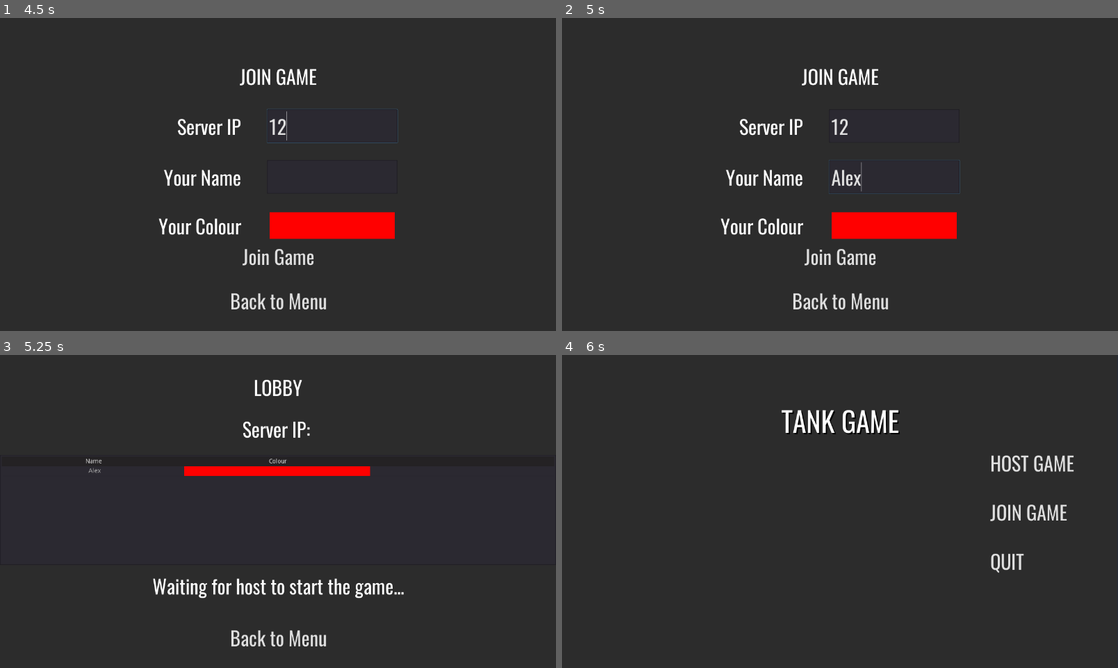
Above: before the commit, frames 1-4 (two rows, left to right).
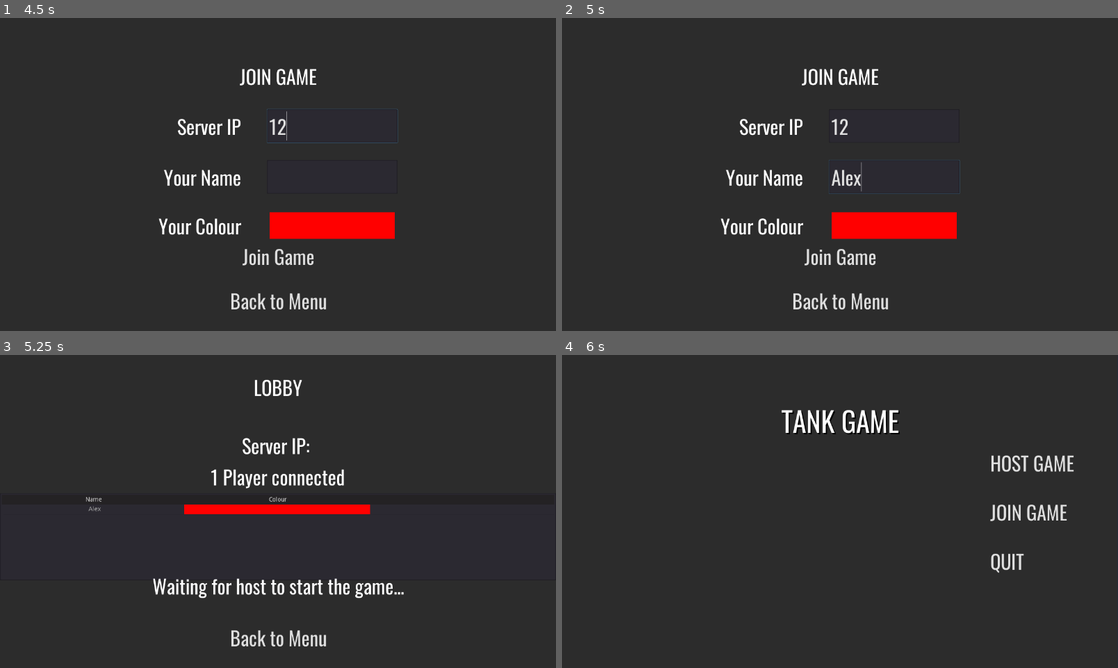
Above: after the commit, the same moments.

Repository: Joe676/Largely-Untitled-Tank-Game
Game: Godot game, scene res://UI/MainMenu.tscn
Same seed, same stepped clock (60 frames per second), same inputs: the game is played once before the commit and once after it.
Inputs (mouse positions are in pixels of both pictures, inside the frame that each line leads up to):
- Up to frame 1 (4.5 s): tap Enter at 0.5 s; move the mouse to (400, 158) at 0.52 s; hold D (Right) 0.53-1.25 s; click (400, 158) at 0.6 s; click "HOST GAME" at 1.25 s; click (344, 174) at 2.02 s; type "Alex" at 2.1 s; click "Back to Menu" at 2.75 s; click "JOIN GAME" at 3.5 s; click (333, 124) at 4.27 s; type "12" at 4.35 s
- Up to frame 2 (5 s): click (895, 177) at 4.5 s; type "Alex" at 4.58 s
- Up to frame 3 (5.25 s): click "Join Game" at 5 s
- Up to frame 4 (6 s): click "Back to Menu" at 5.75 s

Frames 1-2 are identical in both runs. In frame 3, 3.1% of the frame differs, in the area x 15-67%, y 21-51%; in frame 4, nothing differs.
Error after the commit: Attempt to call function 'close_connection' in base 'null instance' on a null instance. (res://Resources/GlobalScripts/Network.gd:62)

Commit message:
Finalised design chapter

Diff:
--- a/Godot Files/Objects/Cards/BaseCard.gd
+++ b/Godot Files/Objects/Cards/BaseCard.gd
@@ -14,13 +14,8 @@
 	on_hit = on_hit_
 
 func attach_to_player(player: KinematicBody):
-	# print("is player a player: ", player.has_method("is_player"))
-	# print("attaching ", card_name, " to player")
 	for key in attribute_changes.keys():
-		# print("key: ", key)
-		# print("get key: ", player.get(key))
 		if player.get(key) != null:
-			# print("player has key")
 			match attribute_changes[key][0]:
 				"*":
 					player[key] *= attribute_changes[key][1]
--- a/Godot Files/Player/TankProto.gd
+++ b/Godot Files/Player/TankProto.gd
@@ -51,7 +51,7 @@
 var cards: Array = []
 
 var velocity: Vector3
-var angular_velocity: int
+var angular_velocity: float
 
 master var master_knockback_velocity: Vector3 = Vector3.ZERO
 var knockback_velocity: Vector3 = Vector3.ZERO setget set_knockback
--- a/Godot Files/Resources/GlobalScripts/GameState.gd
+++ b/Godot Files/Resources/GlobalScripts/GameState.gd
@@ -33,6 +33,7 @@
 func _player_disconnected(id):
 	number_of_players -= 1
 	players_info.erase(id)
+	emit_signal("player_registered")
 
 
 remote func register_player(info):
@@ -75,7 +76,6 @@
 		rpc("remote_finish_round", NextPhase.FINISH, [])
 		get_tree().change_scene("res://UI/FinalMenu.tscn")
 		return
-
 
 	var worst_players = get_worst_players()
 	waiting_for = worst_players.size()
--- a/Godot Files/Resources/GlobalScripts/Network.gd
+++ b/Godot Files/Resources/GlobalScripts/Network.gd
@@ -59,6 +59,7 @@
 		rset("puppet_networked_object_name_index", networked_object_name_index)
 
 func disconnect_from_network():
+	get_tree().network_peer.close_connection()
 	get_tree().network_peer = null
 	Global.remove_all_children(PersistentNodes)
 	GameState.clear_players()
--- a/Godot Files/UI/CardView.tscn
+++ b/Godot Files/UI/CardView.tscn
@@ -13,12 +13,6 @@
 
 [sub_resource type="DynamicFont" id=3]
 size = 32
-use_mipmaps = true
-use_filter = true
-font_data = ExtResource( 1 )
-
-[sub_resource type="DynamicFont" id=4]
-size = 18
 use_mipmaps = true
 use_filter = true
 font_data = ExtResource( 1 )
@@ -63,40 +57,6 @@
 "
 autowrap = true
 
-[node name="GridContainer" type="GridContainer" parent="CardContainer"]
-margin_top = 174.0
-margin_right = 190.0
-margin_bottom = 174.0
-custom_constants/hseparation = 15
-columns = 2
-
-[node name="Label" type="Label" parent="CardContainer/GridContainer"]
-visible = false
-margin_top = 7.0
-margin_right = 139.0
-margin_bottom = 21.0
-text = "Attribute"
-
-[node name="Label2" type="Label" parent="CardContainer/GridContainer"]
-visible = false
-margin_right = 24.0
-margin_bottom = 28.0
-custom_colors/font_color = Color( 0.00392157, 0.992157, 0.0901961, 1 )
-custom_fonts/font = SubResource( 4 )
-text = "+10"
-
-[node name="Label3" type="Label" parent="CardContainer/GridContainer"]
-visible = false
-margin_right = 139.0
-margin_bottom = 14.0
-text = "Attribute with a name"
-
-[node name="Label4" type="Label" parent="CardContainer/GridContainer"]
-visible = false
-margin_right = 24.0
-margin_bottom = 14.0
-text = "+10"
-
 [node name="Button" type="Button" parent="."]
 anchor_right = 1.0
 anchor_bottom = 1.0
--- a/Godot Files/UI/Lobby.gd
+++ b/Godot Files/UI/Lobby.gd
@@ -1,11 +1,11 @@
 extends Control
 
-onready var ip_label: Label = $ServerIP
+onready var ip_label: Label = $VBoxContainer/ServerIP
 onready var wait_for_host_label: Label = $WaitForHostLabel
 onready var start_btn: Button = $StartBtn
-onready var n_of_players_label = $NumberOfPlayers
+onready var n_of_players_label = $VBoxContainer/NumberOfPlayers
 
-onready var table: Tree = $Table
+onready var table: Tree = $VBoxContainer/Table
 
 func _ready():
 	GameState.connect("player_registered", self, "refresh_table")
@@ -48,7 +48,14 @@
 		add_player_to_table(player_info)
 
 	n_of_players_label.text = str(GameState.number_of_players)
-	n_of_players_label.text += " Player connected" if GameState.number_of_players == 1 else " Players connected"
+	if GameState.number_of_players == 1:
+		start_btn.visible = false
+		n_of_players_label.text += " Player connected"
+	else:
+		if get_tree().is_network_server():
+			start_btn.visible = true
+		n_of_players_label.text += " Players connected"
+
 
 
 func _on_BackBtn_pressed():
--- a/Godot Files/UI/Lobby.tscn
+++ b/Godot Files/UI/Lobby.tscn
@@ -1,17 +1,7 @@
-[gd_scene load_steps=6 format=2]
+[gd_scene load_steps=3 format=2]
 
 [ext_resource path="res://Resources/Themes/BaseTheme.tres" type="Theme" id=1]
 [ext_resource path="res://UI/Lobby.gd" type="Script" id=2]
-[ext_resource path="res://Resources/Fonts/Oswald-VariableFont_wght.ttf" type="DynamicFontData" id=3]
-
-[sub_resource type="DynamicFont" id=1]
-size = 32
-use_mipmaps = true
-use_filter = true
-font_data = ExtResource( 3 )
-
-[sub_resource type="StyleBoxFlat" id=2]
-bg_color = Color( 0.639216, 0.639216, 0.639216, 0.0352941 )
 
 [node name="Lobby" type="Control"]
 anchor_right = 1.0
@@ -35,39 +25,40 @@
 text = "Lobby"
 uppercase = true
 
-[node name="ServerIP" type="Label" parent="."]
-anchor_left = 0.5
-anchor_right = 0.5
-margin_left = -79.0
-margin_top = 136.0
-margin_right = 80.0
-margin_bottom = 232.0
+[node name="VBoxContainer" type="VBoxContainer" parent="."]
+anchor_right = 1.0
+margin_top = 174.0
+margin_bottom = 716.0
+grow_horizontal = 2
+grow_vertical = 2
+custom_constants/separation = 5
+
+[node name="ServerIP" type="Label" parent="VBoxContainer"]
+margin_right = 1920.0
+margin_bottom = 67.0
 grow_horizontal = 2
 theme = ExtResource( 1 )
 text = "Server IP: 0.0.0.0"
+align = 1
 
-[node name="NumberOfPlayers" type="Label" parent="."]
-anchor_left = 0.5
-anchor_right = 0.5
-margin_left = -204.0
-margin_top = 232.0
-margin_right = 205.0
-margin_bottom = 328.0
+[node name="NumberOfPlayers" type="Label" parent="VBoxContainer"]
+margin_top = 72.0
+margin_right = 1920.0
+margin_bottom = 139.0
 grow_horizontal = 2
 theme = ExtResource( 1 )
 text = "# players connected"
+align = 1
 
-[node name="VBoxContainer" type="VBoxContainer" parent="."]
-visible = false
-anchor_top = 0.5
-anchor_right = 1.0
-anchor_bottom = 0.5
-margin_left = 130.0
-margin_top = -130.0
-margin_right = -130.0
-margin_bottom = 317.0
-grow_horizontal = 2
-grow_vertical = 2
+[node name="Table" type="Tree" parent="VBoxContainer"]
+margin_top = 144.0
+margin_right = 1920.0
+margin_bottom = 344.0
+rect_min_size = Vector2( 0, 200 )
+columns = 3
+column_titles_visible = true
+hide_folding = true
+hide_root = true
 
 [node name="BackBtn" type="Button" parent="."]
 anchor_left = 0.5
@@ -111,30 +102,5 @@
 theme = ExtResource( 1 )
 text = "Waiting for host to start the game..."
 
-[node name="ItemList" type="ItemList" parent="."]
-visible = false
-anchor_top = 0.5
-anchor_right = 1.0
-anchor_bottom = 0.5
-margin_top = -212.0
-margin_bottom = 249.0
-theme = ExtResource( 1 )
-custom_fonts/font = SubResource( 1 )
-custom_styles/bg = SubResource( 2 )
-items = [ "name", null, false, "id", null, false, "Item 2", null, false ]
-max_columns = 2
-same_column_width = true
-
-[node name="Table" type="Tree" parent="."]
-anchor_top = 0.5
-anchor_right = 1.0
-anchor_bottom = 0.5
-margin_top = -130.0
-margin_bottom = 123.0
-columns = 3
-column_titles_visible = true
-hide_folding = true
-hide_root = true
-
 [connection signal="pressed" from="BackBtn" to="." method="_on_BackBtn_pressed"]
 [connection signal="pressed" from="StartBtn" to="." method="_on_StartBtn_pressed"]
Not shown: 1 places in Godot Files/UI/CardView.tscn that only renumber resources
Not shown, added: Latex/Thesis_wit_friendly/Images/design/DiagramMenuTanks(1).png
Not shown, added: Latex/Thesis_wit_friendly/Images/design/DiagramMenuTanks.png
Not shown, added: Latex/Thesis_wit_friendly/Images/design/ShootFlowchart(1).png
Not shown, added: Latex/Thesis_wit_friendly/Images/design/ShootFlowchart.png
Not shown, added: Latex/Thesis_wit_friendly/Images/development/model.png
Not shown, added: Latex/Thesis_wit_friendly/Images/development/model_green.png
Not shown, changed: Latex/Thesis_wit_friendly/bibliography.bib
Not shown, changed: Latex/Thesis_wit_friendly/chapters/concept.tex
Not shown, changed: Latex/Thesis_wit_friendly/chapters/design.tex
Not shown, changed: Latex/Thesis_wit_friendly/chapters/development.tex
Not shown, changed: Latex/Thesis_wit_friendly/chapters/market.tex
(and 3 more such lines)
